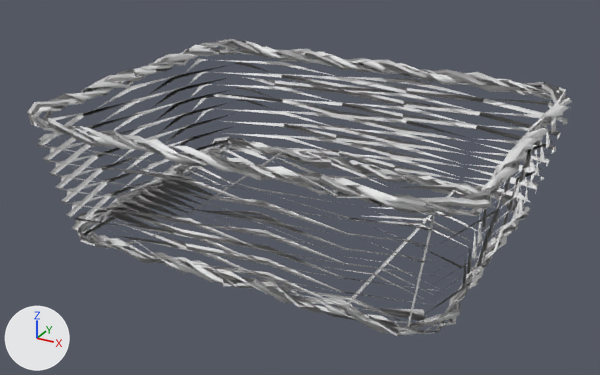
An edit to the glTF model assets/build/mobile/props/wicker_basket_01.glb, drawn before and after from the same camera.
The view is the same before and after, from a 50 mm lens placed at (0.311, -0.579, 0.323), pointed at (-0.001, -0.01, 0.039). The axes (+X, +Y, +Z) are drawn at lower left. The lights are the same throughout. The first picture is the older version. Materials are left out; every surface is plain grey. Where no turn or scale is listed for an object, it has been applied to the vertices. Vertices at exactly the same position are counted once.

Before the edit, the objects in view are built like this:
```python
me_vert_001 = bpy.data.meshes.new('Vert.001')
me_vert_001.from_pydata(...)  # 1438 vertices, 2007 faces; spans x -0.191..0.191, y -0.147..0.147, z -0.059..0.059
me_vert_001.materials.append(mat_atlas_0d)
ob_wicker_basket_01 = bpy.data.objects.new('wicker_basket_01', me_vert_001)
ob_wicker_basket_01.location = (-0.0002, -0.0001, 0.0578)
```
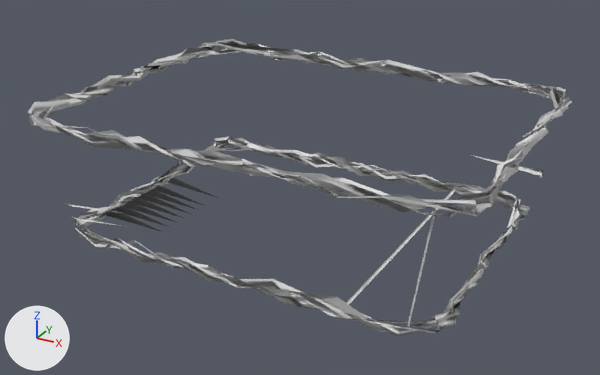
Where the newer file only moved an object's origin or applied its transform, the numbers keep the older frame.

Where the change shows, as pixel boxes (x1, y1, x2, y2) in the pictures (600 x 375 px):
part 1 of me_vert_001, deleted
    before: (37, 58, 568, 330)
part 2 of me_vert_001, cut back
    before: (61, 113, 544, 336)
    after: (68, 155, 543, 322)
part 3 of me_vert_001, cut back
    before: (28, 39, 572, 217)
    after: (110, 60, 562, 175)
part 4 of me_vert_001, deleted
    before: (202, 211, 305, 242)

Patch to the scene script:
```diff
--- a/assets/build/mobile/props/wicker_basket_01.glb.py
+++ b/assets/build/mobile/props/wicker_basket_01.glb.py
@@ me_vert_001 @@
 # used by ob_wicker_basket_01; location = (-0.0002, -0.0001, 0.0578)
-me_vert_001.from_pydata(...)  # 1438 vertices, 2007 faces; spans x -0.191..0.191, y -0.147..0.147, z -0.059..0.059
+me_vert_001.from_pydata(...)  # 605 vertices, 874 faces; spans x -0.191..0.191, y -0.146..0.147, z -0.059..0.059
+# me_vert_001 part 1: 42 loose pieces with 464 vertices, spanning x -0.191..0.189, y -0.147..0.146, z -0.059..0.043, are deleted
+# me_vert_001 part 2: 229 vertices removed from x -0.176..0.178, y -0.135..0.133, z -0.059..-0.013; 12 vertices added at x -0.16..0.173, y -0.133..0.123, z -0.057..-0.013
+# me_vert_001 part 3: 150 vertices removed from x -0.191..0.191, y -0.146..0.146, z 0.043..0.059; 4 vertices added at x -0.18..0.179, y -0.142..0.036, z 0.049..0.057
+# me_vert_001 part 4: 6 vertices removed from x -0.032..0.032, y -0.042..-0.026, z -0.056..-0.042
```
